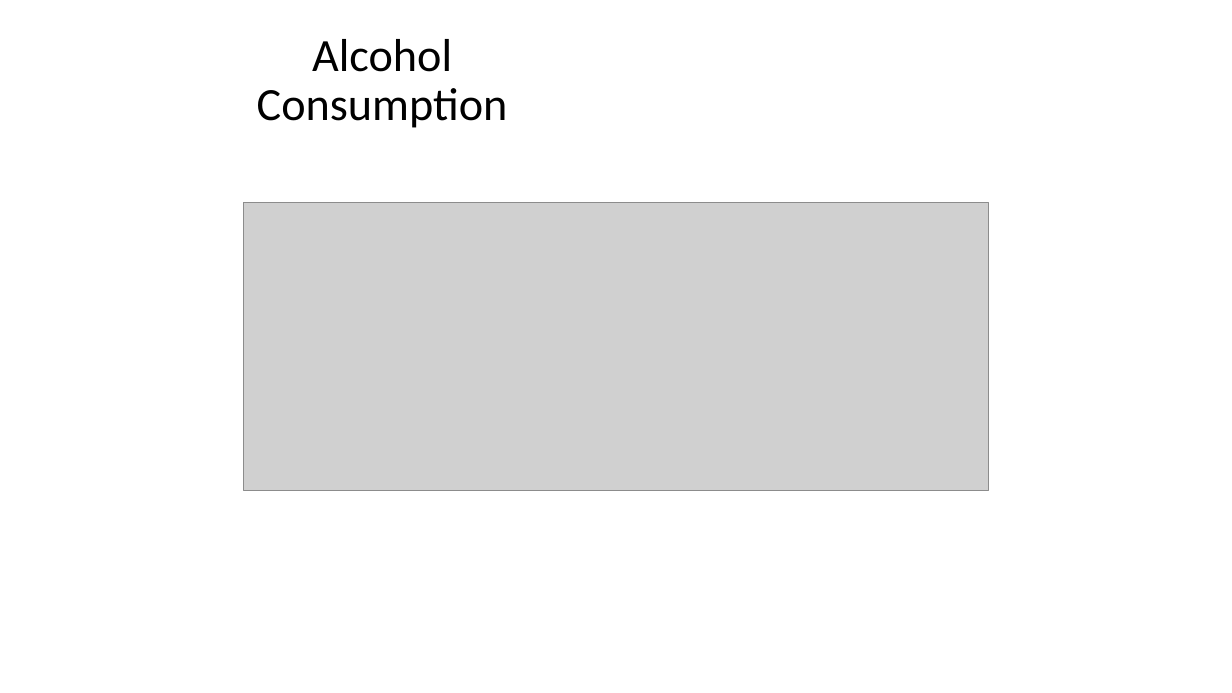
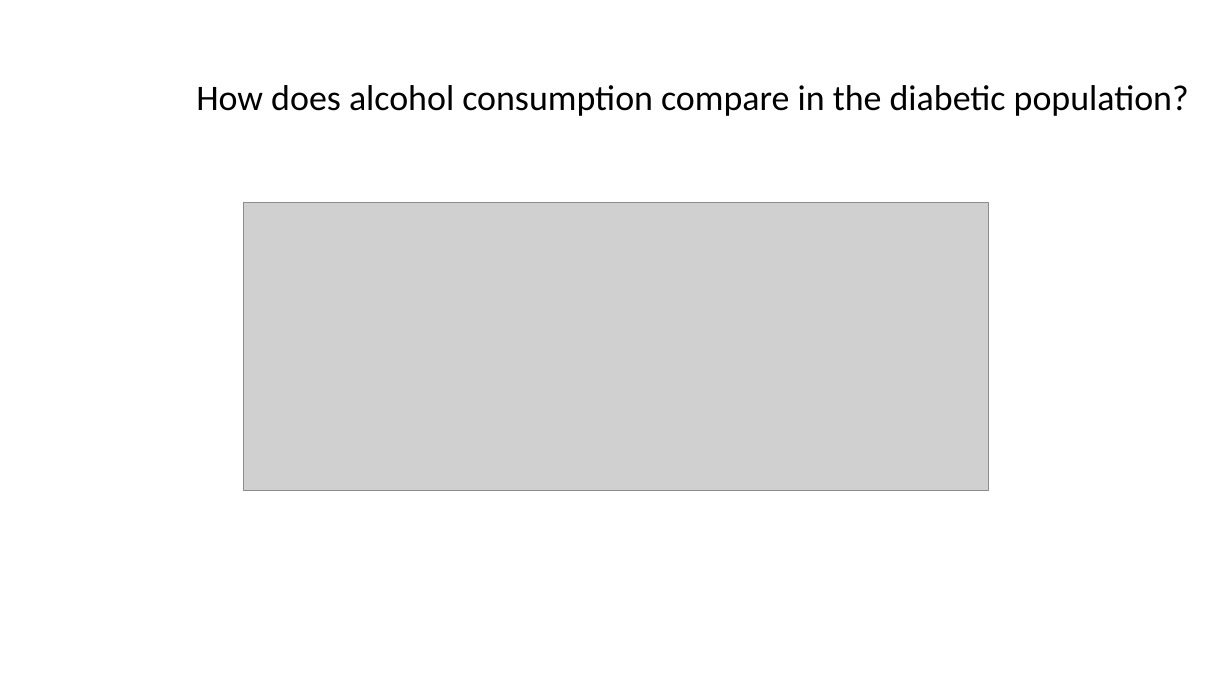
Before and after one commit to Isabel-gt/Final_Project, a slide deck: slide 22 of Diabetes_Predictions.pptx. Drawn at 1232x693 pixels with LibreOffice and Linux fonts; fonts in the diff are those of the drawing; grey boxes stand for pictures; background and template pictures are left out. Boxes give left, top, right and bottom in pixels: in the first picture for what was removed or moved away, otherwise in the second. Text is boxed around its words. In the diff, an @@ line names an element or a change of style, - is before the commit and + after.

```diff
--- a/Diabetes_Predictions.pptx
+++ b/Diabetes_Predictions.pptx
@@ title at bbox=[196, 85, 1189, 116]: text changed; size 36 to 28 pt @@
-Alcohol Consumption
+How does alcohol consumption compare in the diabetic population?
```
Also in this commit, not shown: 24 other slides changed, 1 slide added, 1 slide removed.
